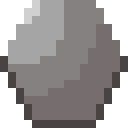
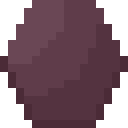
Two versions of the same layered image (128 x 128). Layer-by-layer changes:
painted on "Layer 1" over [0,0,128,128]
